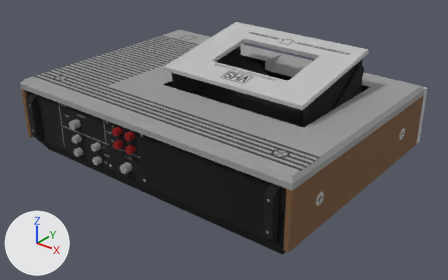
One commit to the Blender file Blends/prop-vcr.blend: the scene before it, then after it.
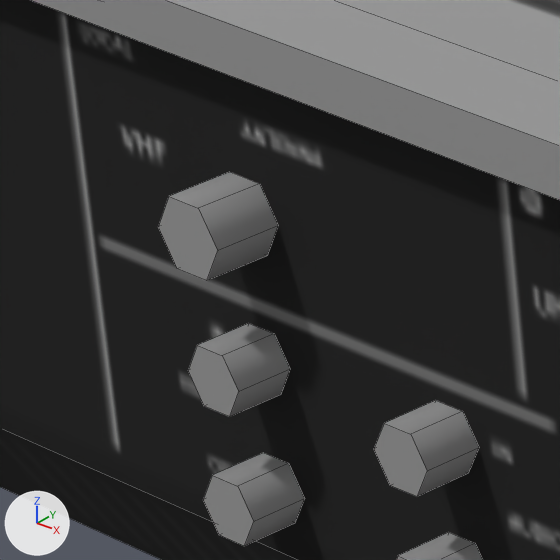
Each version appears first whole from a camera (50 mm lens) standing at (0.4493, -0.5579, 0.3156) and looking at (0.0128, -0.0123, -0.0227), and next in a close-up on the part from 12% to 24% of the width and 36% to 57% of the height. Arrows for +X, +Y and +Z are at lower left; the lights stay in place. The close-ups show mesh edges as thin lines.

The first close-up shows 'prop-vcr'.
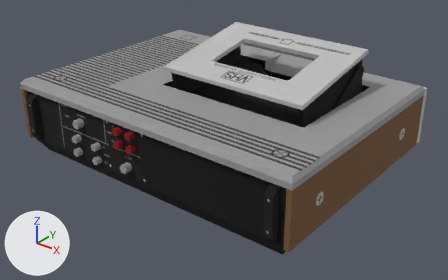
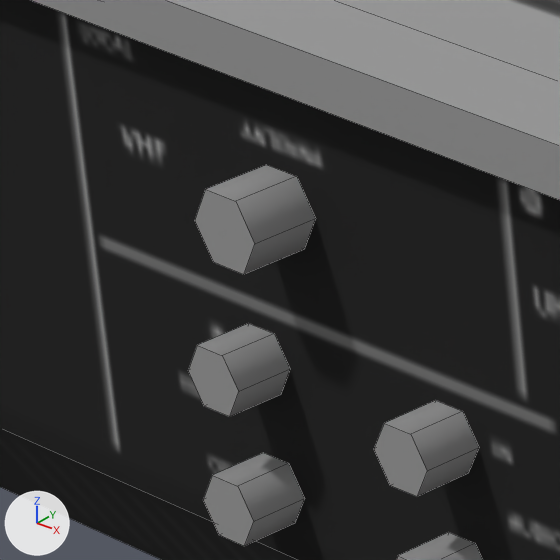
Commit message: working on vcr

Location of each change, (x1, y1, x2, y2) in pixels of the close-ups (560 x 560 px; the box of a moved part takes in the faces that stretch with it):
part 1 of me_prop_vcr, moved or reshaped: before (158, 172, 278, 281); after (195, 165, 316, 275)

The change, as a list of edits to the scene's bpy script:
```text
Change me_prop_vcr:
    where me_prop_vcr.from_pydata(...)  # 570 vertices, 389 faces; spans x -0.2..0.2, y -0.155..0.167, z -0.05..0.096
    used by ob_prop_vcr; location = (0.0, 0.0, 0.0)
    me_prop_vcr part 1: the loose piece of 12 vertices spanning x -0.105..-0.094, y -0.155..-0.146, z 0.011..0.02 is moved by (0.007, 0.0, 0.003)
```
